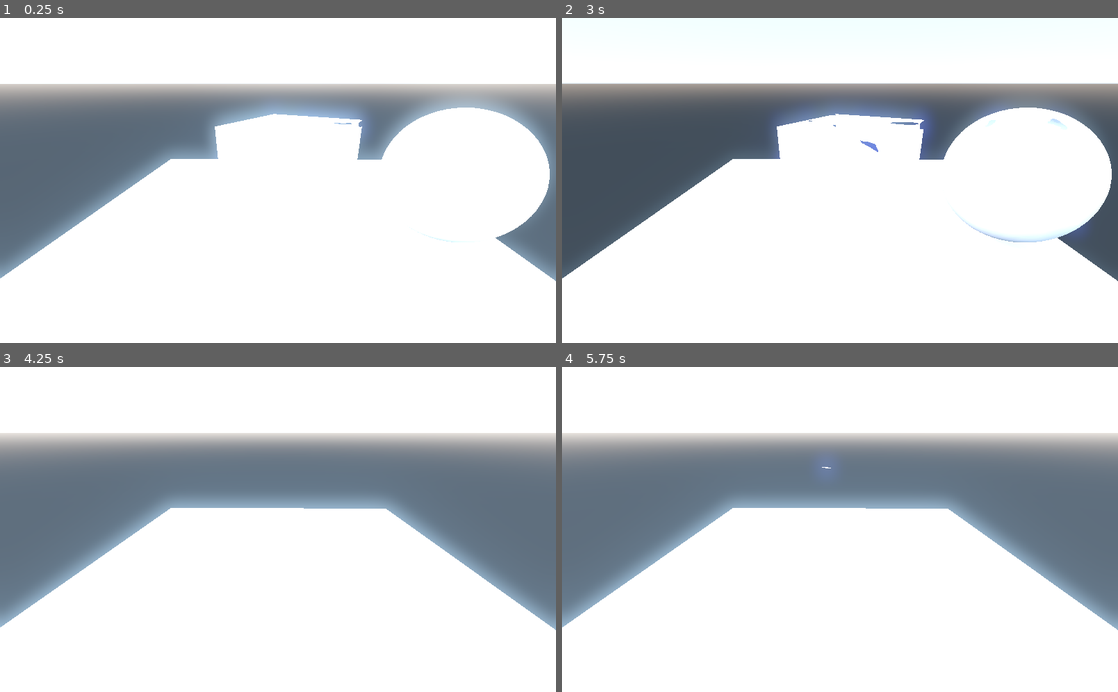
Above: before the commit, frames 1-4 (two rows, left to right).
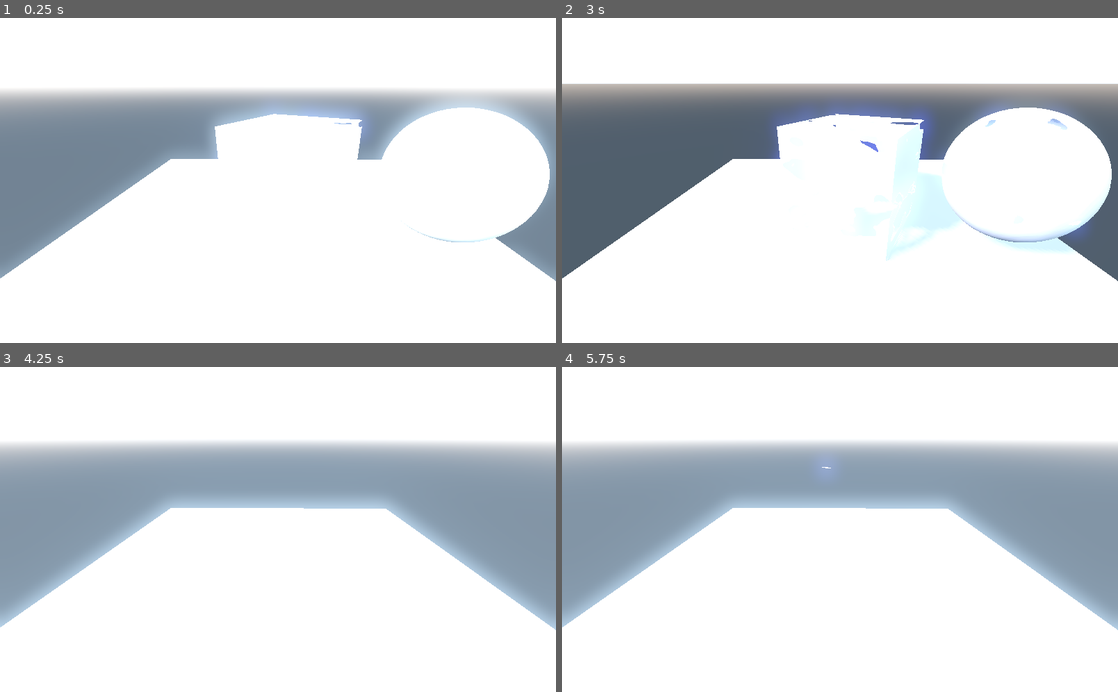
Above: after the commit, the same moments.

Repository: Dariasteam/godot_disolve_shader
Game: Godot game, scene res://Spatial.tscn
Two runs of this game, one before a commit and one after it. Both use one fixed random seed, a clock stepped at 60 frames per second and the inputs below.
Inputs:
- Up to frame 1 (0.25 s): no input
- Up to frame 2 (3 s): tap Enter at 0.5, 2 s; tap Space at 1.25, 2.75 s
- Up to frame 3 (4.25 s): no input
- Up to frame 4 (5.75 s): tap Enter at 4.25 s; tap Space at 5 s

The runs differ from the first frame. In frame 1, 18% of the frame differs, in the area x 0-100%, y 20-71%; in frame 2, 4.2%; in frame 3, 35%, in the area x 0-100%, y 20-81%; in frame 4, 35%.

Commit message:
Minimize shader

Diff:
--- a/Spatial.tscn
+++ b/Spatial.tscn
@@ -18,7 +18,7 @@
 [sub_resource type="ShaderMaterial" id=4]
 
 shader = ExtResource( 1 )
-shader_param/color = Vector3( 0, 0, 100 )
+shader_param/color = Vector3( 0.5, 0.5, 100 )
 shader_param/velocity_factor = 1.0
 shader_param/noise_text = ExtResource( 2 )
 
@@ -77,6 +77,7 @@
 environment = ExtResource( 4 )
 
 [node name="GIProbe" type="GIProbe" parent="."]
+visible = false
 subdiv = 0
 extents = Vector3( 4.31664, 2.70201, 3.97402 )
 energy = 0.86
--- a/disolve_shader_code.tres
+++ b/disolve_shader_code.tres
@@ -17,13 +17,9 @@
 	float border_pass = cut_pass - 0.015;
 
 	cut_pass = round(cut_pass);
-	cut_pass = min(cut_pass, 1);
-	cut_pass = max(cut_pass, 0);
 	ALPHA = cut_pass;
 
 	border_pass = round (border_pass);
-	border_pass = min (border_pass, 1);
-	border_pass = max (border_pass, 0);
 	border_pass = 1.0 - border_pass;
 
 	vec3 final_border = vec3(border_pass);
--- a/disolve_shader_visual.tres
+++ b/disolve_shader_visual.tres
@@ -45,37 +45,37 @@
 default_input_values = [ 0, 1.0, 1, 0.0 ]
 operator = 1
 
-[sub_resource type="VisualShaderNodeTexture" id=12]
+[sub_resource type="VisualShaderNodeTexture" id=10]
 
 output_port_for_preview = 0
 texture = ExtResource( 1 )
 
+[sub_resource type="VisualShaderNodeInput" id=11]
+
+input_name = "time"
+
+[sub_resource type="VisualShaderNodeScalarFunc" id=12]
+
+output_port_for_preview = 0
+function = 0
+
+[sub_resource type="VisualShaderNodeInput" id=13]
+
+output_port_for_preview = 0
+input_name = "uv"
+
 [sub_resource type="VisualShaderNodeInput" id=14]
 
-input_name = "time"
-
-[sub_resource type="VisualShaderNodeScalarFunc" id=15]
-
-output_port_for_preview = 0
-function = 0
-
-[sub_resource type="VisualShaderNodeInput" id=16]
-
-output_port_for_preview = 0
-input_name = "uv"
+input_name = "vertex"
+
+[sub_resource type="VisualShaderNodeColorConstant" id=15]
+
+constant = Color( 0, 0, 0, 1 )
+
+[sub_resource type="VisualShaderNodeVectorOp" id=16]
+
 
 [sub_resource type="VisualShaderNodeInput" id=17]
-
-input_name = "vertex"
-
-[sub_resource type="VisualShaderNodeColorConstant" id=18]
-
-constant = Color( 0, 0, 0, 1 )
-
-[sub_resource type="VisualShaderNodeVectorOp" id=19]
-
-
-[sub_resource type="VisualShaderNodeInput" id=20]
 
 
 [resource]
@@ -175,23 +175,23 @@
 
 }
 "
-graph_offset = Vector2( 1041, -175 )
+graph_offset = Vector2( 896, -286 )
 modes/cull = 2
 modes/depth_draw = 3
 nodes/vertex/0/position = Vector2( 580, 100 )
-nodes/vertex/3/node = SubResource( 17 )
+nodes/vertex/3/node = SubResource( 14 )
 nodes/vertex/3/position = Vector2( 100, 300 )
-nodes/vertex/4/node = SubResource( 18 )
+nodes/vertex/4/node = SubResource( 15 )
 nodes/vertex/4/position = Vector2( 200, 140 )
-nodes/vertex/5/node = SubResource( 19 )
+nodes/vertex/5/node = SubResource( 16 )
 nodes/vertex/5/position = Vector2( 360, 140 )
-nodes/vertex/6/node = SubResource( 20 )
+nodes/vertex/6/node = SubResource( 17 )
 nodes/vertex/6/position = Vector2( 300, 340 )
 nodes/vertex/connections = PoolIntArray( 4, 0, 5, 0, 3, 0, 5, 1, 5, 0, 0, 0 )
 nodes/fragment/0/position = Vector2( 1920, -160 )
-nodes/fragment/3/node = SubResource( 12 )
+nodes/fragment/3/node = SubResource( 10 )
 nodes/fragment/3/position = Vector2( 540, -140 )
-nodes/fragment/4/node = SubResource( 16 )
+nodes/fragment/4/node = SubResource( 13 )
 nodes/fragment/4/position = Vector2( 340, -20 )
 nodes/fragment/10/node = SubResource( 1 )
 nodes/fragment/10/position = Vector2( 1120, -140 )
@@ -211,8 +211,8 @@
 nodes/fragment/26/position = Vector2( 1120, 20 )
 nodes/fragment/27/node = SubResource( 9 )
 nodes/fragment/27/position = Vector2( 1520, 20 )
-nodes/fragment/31/node = SubResource( 14 )
+nodes/fragment/31/node = SubResource( 11 )
 nodes/fragment/31/position = Vector2( 340, 160 )
-nodes/fragment/32/node = SubResource( 15 )
+nodes/fragment/32/node = SubResource( 12 )
 nodes/fragment/32/position = Vector2( 540, 160 )
-nodes/fragment/connections = PoolIntArray( 11, 0, 20, 0, 22, 0, 0, 5, 20, 0, 26, 0, 11, 0, 10, 0, 21, 0, 27, 1, 26, 0, 21, 0, 10, 0, 13, 0, 4, 0, 3, 0, 31, 0, 32, 0, 32, 0, 11, 1, 3, 0, 11, 0, 27, 0, 22, 0, 18, 0, 22, 1, 13, 0, 0, 1 )
+nodes/fragment/connections = PoolIntArray( 11, 0, 20, 0, 22, 0, 0, 5, 20, 0, 26, 0, 11, 0, 10, 0, 4, 0, 3, 0, 31, 0, 32, 0, 32, 0, 11, 1, 3, 0, 11, 0, 27, 0, 22, 0, 18, 0, 22, 1, 21, 0, 27, 1, 26, 0, 21, 0, 10, 0, 13, 0, 13, 0, 0, 1 )
Not shown, changed: README.md
